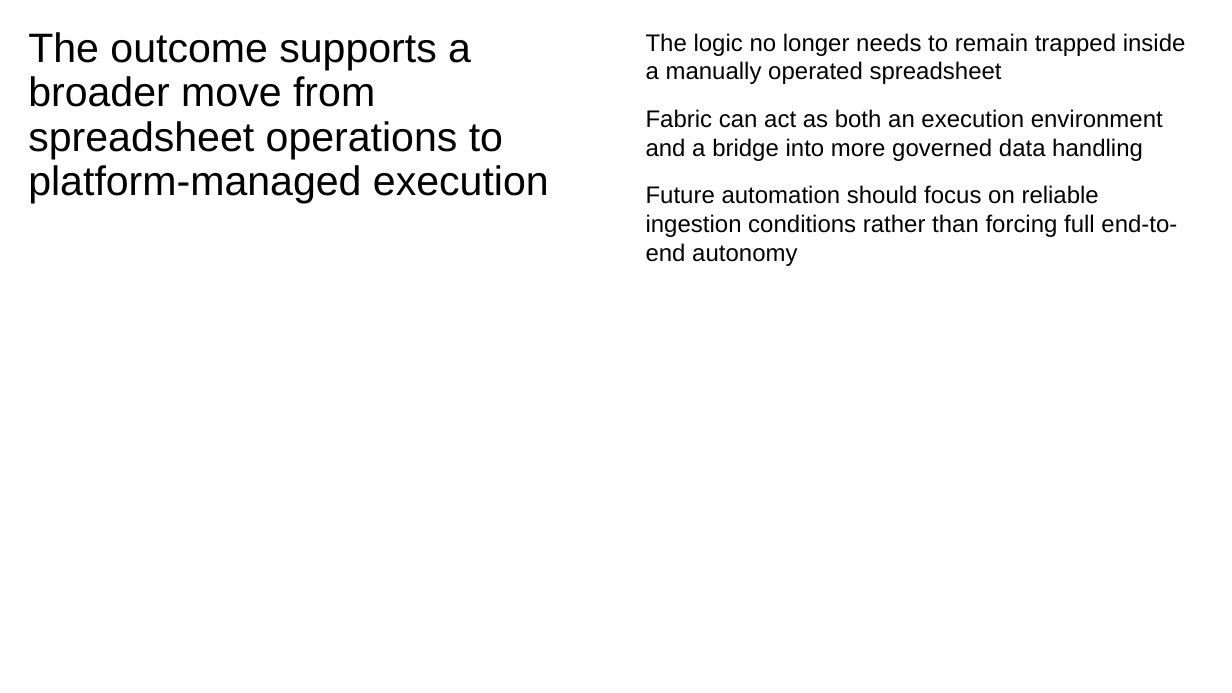
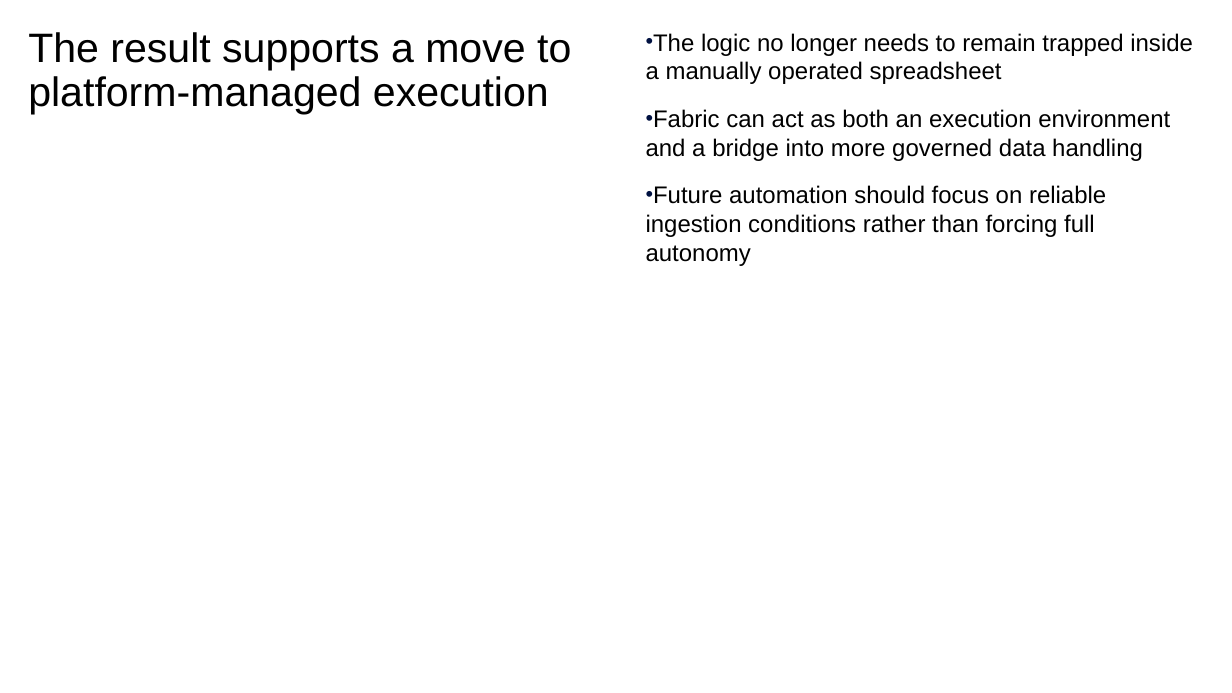
Before and after one commit to davidrrowley/PowerPointAutoGen, a slide deck: slide 9 of scripts/PowerPoint Slide Inventory Script/ibm_yaml_test_v6.pptx. Drawn at 1232x693 pixels with LibreOffice and Linux fonts; fonts in the diff are those of the drawing. Boxes give left, top, right and bottom in pixels: in the first picture for what was removed or moved away, otherwise in the second. Text is boxed around its words. In the diff, an @@ line names an element or a change of style, - is before the commit and + after.

```diff
--- a/scripts/PowerPoint Slide Inventory Script/ibm_yaml_test_v6.pptx
+++ b/scripts/PowerPoint Slide Inventory Script/ibm_yaml_test_v6.pptx
@@ title at (28,32,571,115): text changed @@
-The outcome supports a broader move from spreadsheet operations to platform-managed execution
+The result supports a move to platform-managed execution
@@ text at (646,33,1193,161): bullet none to • @@
@@ text at (646,185,1106,266): text changed @@
-Future automation should focus on reliable ingestion conditions rather than forcing full end-to-end autonomy
+• Future automation should focus on reliable ingestion conditions rather than forcing full autonomy
```
Also in this commit, not shown: 9 other slides changed, 5 other files.
